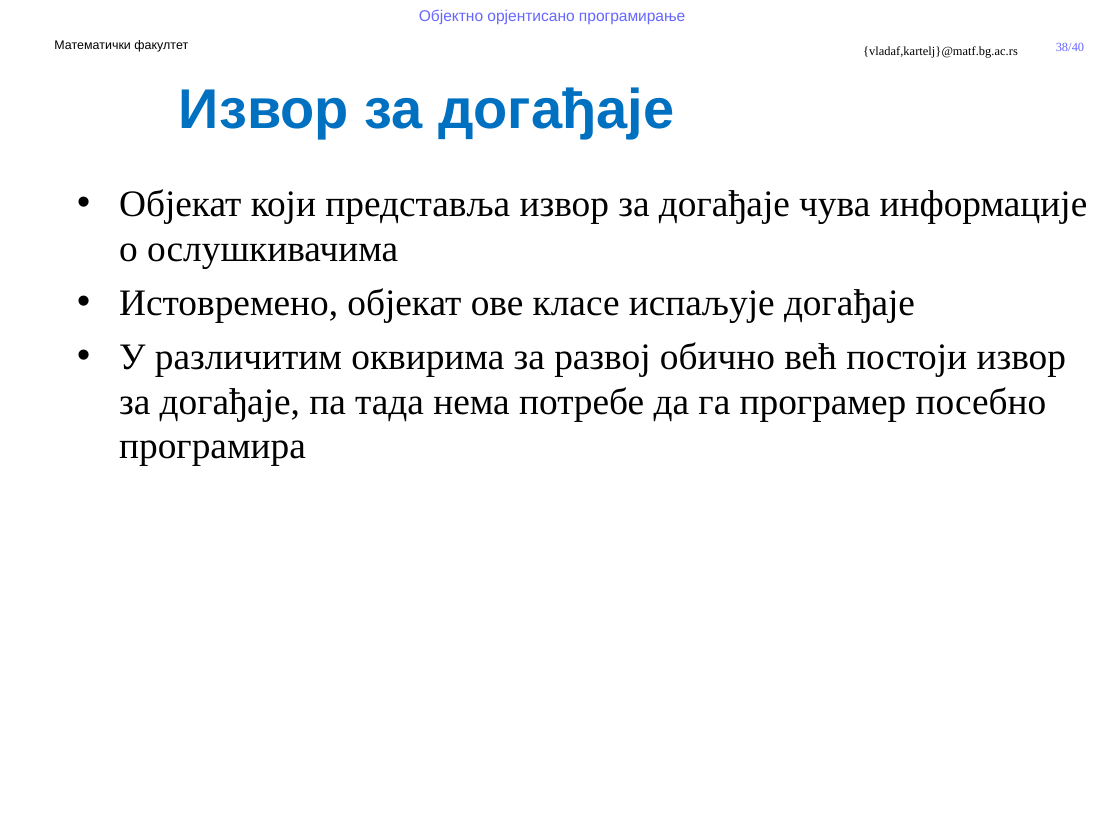
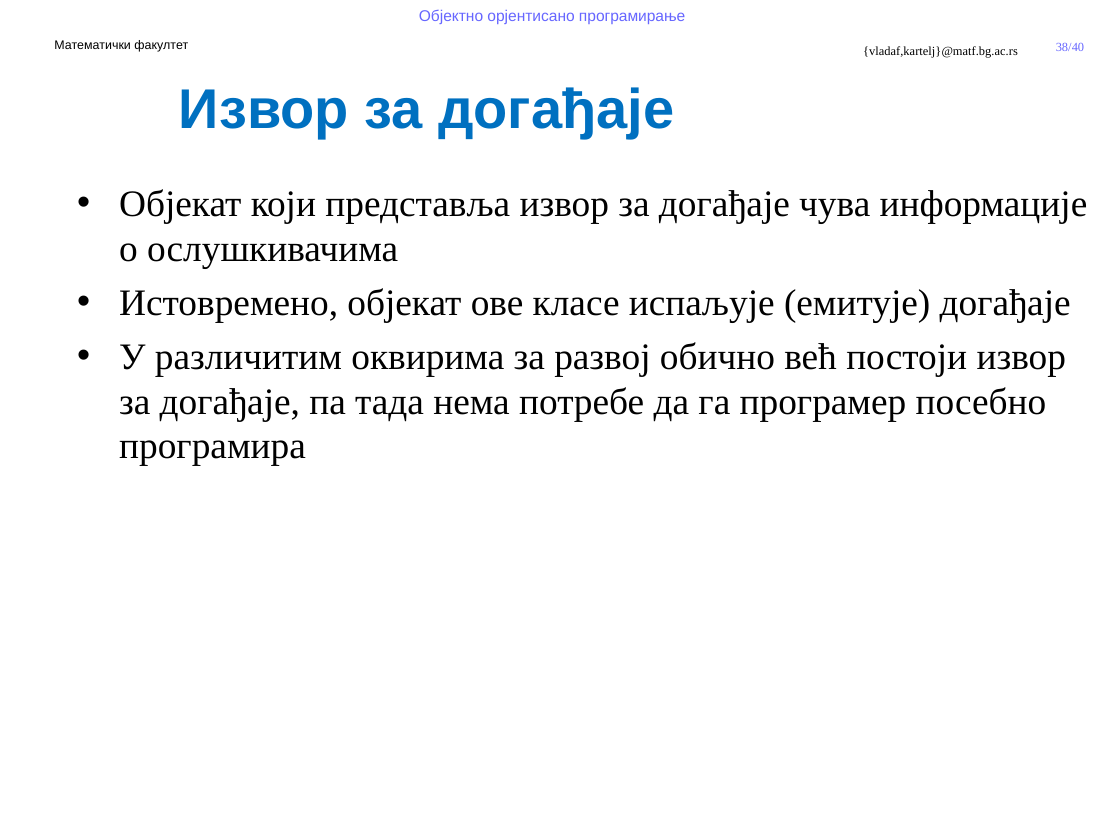
Before and after one commit to MatfOOP/OOP, a slide deck: slide 38 of predavanja/prezentacije/OOP11-Apstraktne klase i interfejsi.pptx. Drawn at 1120x840 pixels with LibreOffice and Linux fonts; fonts in the diff are those of the drawing; background and template pictures are left out. Boxes give left, top, right and bottom in pixels: in the first picture for what was removed or moved away, otherwise in the second. Text is boxed around its words. In the diff, an @@ line names an element or a change of style, - is before the commit and + after.

```diff
--- a/predavanja/prezentacije/OOP11-Apstraktne klase i interfejsi.pptx
+++ b/predavanja/prezentacije/OOP11-Apstraktne klase i interfejsi.pptx
@@ text at (119, 288, 1071, 322): text changed @@
-• Истовремено, објекат ове класе испаљује догађаје
+• Истовремено, објекат ове класе испаљује (емитује) догађаје
```
Also in this commit, not shown: 22 other files.
